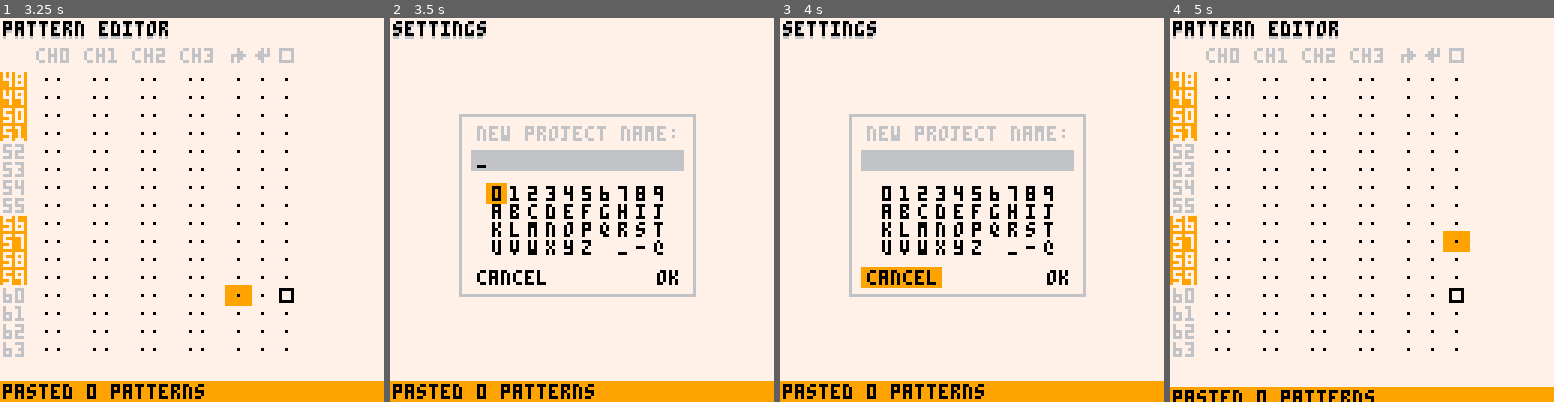
Above: before the commit, frames 1-4 (left to right).
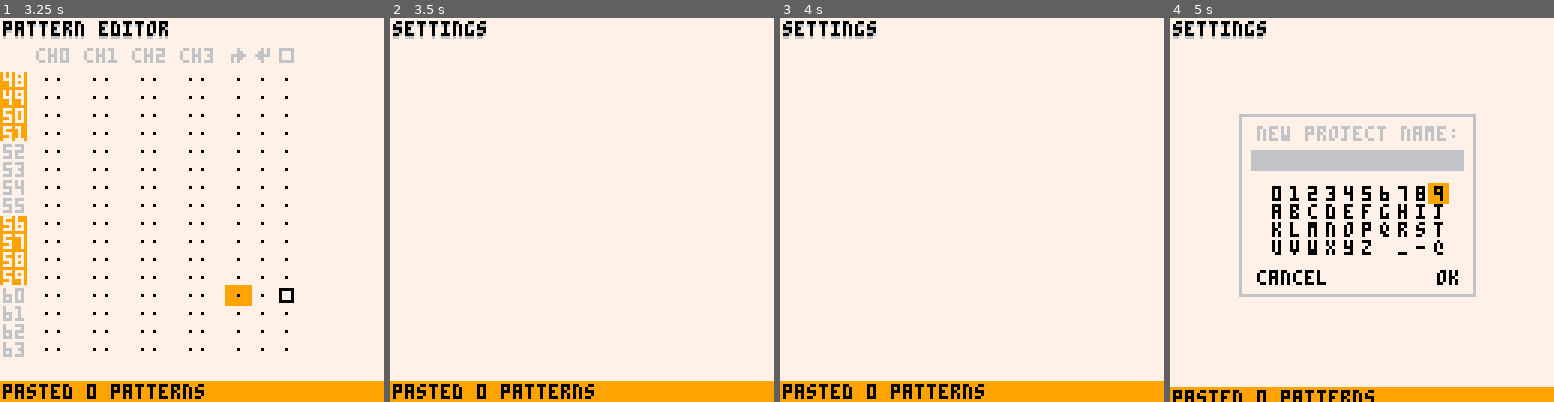
Above: after the commit, the same moments.

Repository: romainchapou/pico-sound-dj
Game: PICO-8 cartridge psdj.p8
The game is run twice, just before and just after one commit, with the same random seed, the same clock (stepped at 60 frames per second) and the same inputs.
Inputs:
- Up to frame 1 (3.25 s): tap X (X key) at 0.33, 1.07, 1.85, 2.97 s; tap O (Z key) at 0.7, 1.7, 2.1, 2.5, 2.9 s; hold Right 1.6-2.1 s; hold Up 2.15-2.42 s; hold Right 2.47-3.03 s; hold Left from 3.08 s (still down)
- Up to frame 2 (3.5 s): keep holding Left; tap O (Z key) at 3.3 s
- Up to frame 3 (4 s): release Left at 3.58 s; hold Down 3.63-3.97 s; tap O (Z key) at 3.7 s
- Up to frame 4 (5 s): hold Right 4.02-4.68 s; tap X (X key) at 4.08 s; tap O (Z key) at 4.1, 4.5, 4.9 s; hold Up from 4.73 s (still down)

Frame 1 is identical in both runs. In frame 2, 8.5% of the frame differs, in the area x 17-80%, y 25-73%; in frame 3, 9.1%; in frame 4, 14%, in the area x 0-80%, y 0-89%.

Commit message:
Prepare settings sub window handling

Diff:
--- a/input_widget.lua
+++ b/input_widget.lua
@@ -88,18 +88,21 @@
   }
 end
 
-function make_btn_pushed_widget(txt, upd_func)
-  if upd_func == nil then
+function make_btn_pushed_widget(txt, action_func)
+  return class:new {
     -- supposes that this is currently selected
-    -- by default returns the hold text when pressed
-    upd_func = function(_ENV)
-      if btnp_once(5) then return txt end
-
-    end
-  end
-
-  return class:new {
-    update = upd_func,
+    update = function(_ENV)
+      if btnp_once(5) then
+        if action_func ~= nil then
+          action_func()
+          -- signify that the input was handled
+          return true
+        else
+          -- by default returns the hold text when pressed
+          return txt
+        end
+      end
+    end,
 
     draw = function(_ENV, x, y, is_selected)
       if is_selected then
--- a/main.lua
+++ b/main.lua
@@ -57,7 +57,6 @@
 
   current_pane = pattern_editor
 
-  settings_pane:init()
   pattern_editor:init()
   sfx_editor:init(0)
 end
--- a/name_chooser.lua
+++ b/proj_create_win.lua
@@ -1,6 +1,9 @@
 proj_create_win = class:new {
-  init = function(_ENV)
+  init = function(_ENV, on_confirm)
     new_name = ""
+
+    on_confirm = on_confirm
+    active = true
 
     panel_i = 1
     letter_i = 0
@@ -23,16 +26,18 @@
       add(letter_widgs, make_btn_pushed_widget(c))
     end
 
-    cancel_widg = make_btn_pushed_widget("cancel", function(_ENV)
-      -- TODO cancel the name change
-    end)
+    cancel_widg = make_btn_pushed_widget("cancel", function() end)
 
-    confirm_widg = make_btn_pushed_widget("ok", function(_ENV)
-      -- TODO cancel the name change
+    confirm_widg = make_btn_pushed_widget("ok", function()
+      on_confirm(new_name)
     end)
   end,
 
   update = function(_ENV)
+    if not active then
+      return "inactive"
+    end
+
     timer += 1
     timer %= 60
 
@@ -70,19 +75,23 @@
         if btnp(1) then conf_btn_i += 1 end
 
         conf_btn_i = mid(0, conf_btn_i, 1)
+        local conf_ret = conf_btn_i == 0 and cancel_widg:update() or confirm_widg:update()
 
-        if conf_btn_i == 0 then
-          cancel_widg:update()
-        else
-          confirm_widg:update()
+        if conf_ret then
+          active = false
+          return "done"
         end
       end
     end
 
     panel_i = mid(1, panel_i, 2)
+
+    return "updated"
   end,
 
   draw = function(_ENV)
+    if not active then return end
+
     local start_x, start_y = 29, 36
 
     rectfill(start_x-7, start_y-5, start_x+73, start_y + 57, 7)
--- a/psdj.p8
+++ b/psdj.p8
@@ -11,7 +11,7 @@
 #include message_panel.lua
 #include note_widget.lua
 #include pattern_widget.lua
-#include name_chooser.lua
+#include proj_create_win.lua
 
 #include settings_pane.lua
 #include pattern_editor.lua
--- a/settings_pane.lua
+++ b/settings_pane.lua
@@ -1,9 +1,14 @@
 settings_pane = class:new {
-  init = function(_ENV)
-    proj_create_win:init()
-  end,
+  sub_wins = {proj_create_win},
+  proj_name = nil,
 
   update = function(_ENV)
+    for w in all(sub_wins) do
+      if w:update() ~= "inactive" then
+        return
+      end
+    end
+
     if btn(4) and btnp(1) then
       GLOBAL.current_pane = pattern_editor
       return
@@ -12,12 +17,18 @@
     -- restore the default behaviour of the start button for this screen
     poke(0x5f30, 0)
 
-    proj_create_win:update()
+    if btnp_once(5) then
+      proj_create_win:init(function(new_name)
+        proj_name = new_name
+      end)
+    end
   end,
 
   draw = function(_ENV)
+    for w in all(sub_wins) do
+      w:draw()
+    end
+
     shadow_print("settings", 1, 1)
-
-    proj_create_win:draw()
   end,
 }
